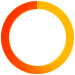
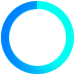
Comparing the layer stacks of the two 75x75 images. Changes:
painted on "图层 1 副本" over [1, 1, 71, 74]
painted on "图层 1" over [1, 1, 74, 74]
